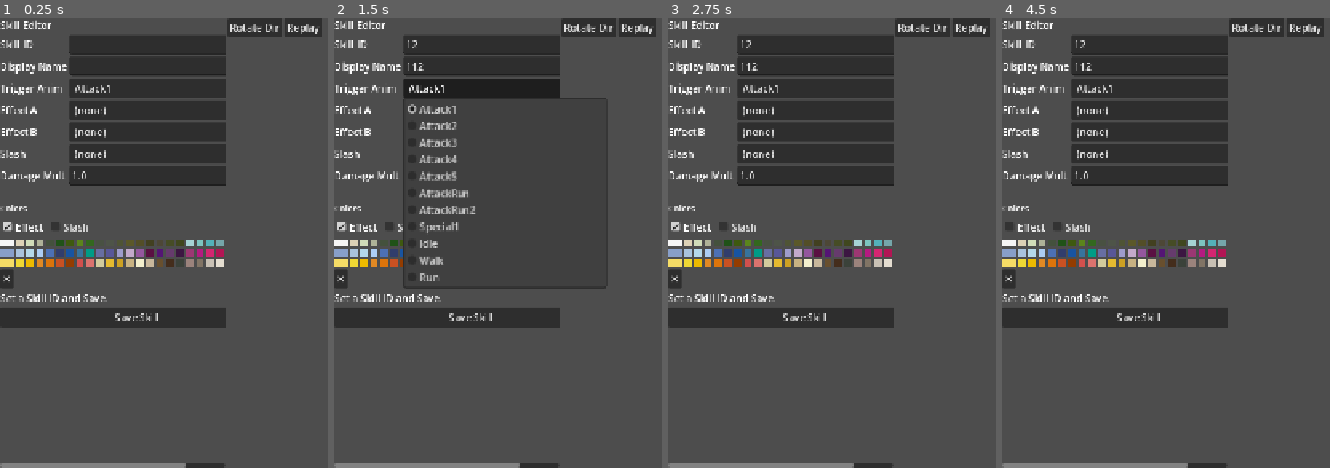
Above: before the commit, frames 1-4 (left to right).
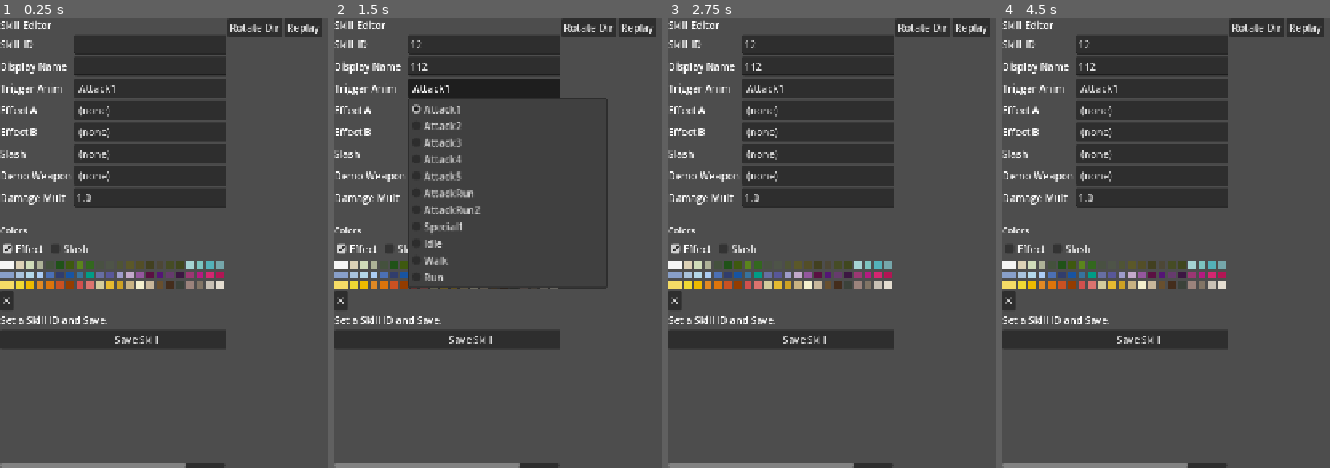
Above: after the commit, the same moments.

Repository: lenzerevans1995-coder/IsoArpg
Game: Godot game, scene res://dev_scenes/skill_editor.tscn
Two runs of this game, one before a commit and one after it. Both use one fixed random seed, a clock stepped at 60 frames per second and the inputs below. This scene is started directly instead of the project's main scene.
Inputs (mouse positions are in pixels of both pictures, inside the frame that each line leads up to):
- Up to frame 1 (0.25 s): no input
- Up to frame 2 (1.5 s): click (504, 45) at 0.52 s; type "12" at 0.6 s; click (504, 67) at 0.75 s; type "12" at 0.83 s; click "Attack1" at 1.25 s
- Up to frame 3 (2.75 s): click "(none)" at 2 s
- Up to frame 4 (4.5 s): click "(none)" at 2.75 s; click "(none)" at 3.5 s; click "Effect" at 4.25 s

The runs differ from the first frame. In frame 1, 14% of the frame differs, in the area x 0-69%, y 4-74%; in frame 2, 11%; in frame 3, 14%; in frame 4, 14%.

Commit message:
skill_editor: 'Demo Weapon' picker for previewing skills with held weapons
Adds a demo-only mainhand picker:
  (none) / Sword / Greatsword / Dagger / Mace / Bow / Long Bow /
  Staff / Wand / Magic Hands

Maps each label to a sheet folder (Melee2, Melee19, Magic1, etc.)
and equips it on the preview rig's mainhand layer during the chosen
trigger anim. Lets you see how a skill effect reads while the
character is holding a sword vs a staff vs casting bare-handed.

Demo weapon is editor-only — not saved into SkillDef. The actual
held weapon at runtime is whatever the player has equipped via
loadout. The slot exists so you can taste-test the skill against
the weapon classes you expect it to be used with.

Diff:
--- a/dev_scenes/skill_editor.gd
+++ b/dev_scenes/skill_editor.gd
@@ -18,6 +18,22 @@
 const SLASH_OPTIONS := ["", "Slash1", "Slash2"]
 const ANIM_OPTIONS := ["Attack1", "Attack2", "Attack3", "Attack4", "Attack5",
 		"AttackRun", "AttackRun2", "Special1", "Idle", "Walk", "Run"]
+# Demo weapons for the preview — what the rig holds while you tweak the
+# skill. Doesn't get saved into the SkillDef; purely visual context so
+# you see how the effect reads against different held weapons. Labels
+# map to mainhand sheet folder names.
+const WEAPON_OPTIONS := [
+	["(none)",       ""],
+	["Sword",        "Melee2"],     # 'Longsword'
+	["Greatsword",   "Melee5"],     # 'Broadsword' (heavy two-hander look)
+	["Dagger",       "Melee1"],
+	["Mace",         "Melee9"],
+	["Bow",          "Ranged1"],
+	["Long Bow",     "Ranged2"],
+	["Staff",        "Melee19"],    # 'Wizard's Staff'
+	["Wand",         "Melee22"],    # 'Wand of the Lich'
+	["Magic Hands",  "Magic1"],     # spell-cast pose, no held object
+]
 
 # Live state.
 var _def: Resource              # current SkillDef being edited
@@ -32,8 +48,11 @@
 var _f_effect_a: OptionButton
 var _f_effect_b: OptionButton
 var _f_slash: OptionButton
+var _f_weapon: OptionButton
 var _f_dmg: SpinBox
 var _info_label: Label
+# Which weapon the preview rig currently holds. Editor-only — not saved.
+var _preview_weapon: String = ""
 
 # Color state.
 var _palette: Array = []
@@ -78,6 +97,14 @@
 	_f_effect_a= _add_option_row(grid, "Effect A", EFFECT_OPTIONS, func(idx): _def.effect_a_folder = EFFECT_OPTIONS[idx]; _refresh_preview())
 	_f_effect_b= _add_option_row(grid, "Effect B", EFFECT_OPTIONS, func(idx): _def.effect_b_folder = EFFECT_OPTIONS[idx]; _refresh_preview())
 	_f_slash   = _add_option_row(grid, "Slash",    SLASH_OPTIONS,  func(idx): _def.slash_folder    = SLASH_OPTIONS[idx];  _refresh_preview())
+	# Demo weapon: not saved, just gives the preview rig something to
+	# hold so you can see how the effect reads against a sword, a bow,
+	# magic hands, etc.
+	var weapon_labels: Array = []
+	for entry in WEAPON_OPTIONS: weapon_labels.append(String(entry[0]))
+	_f_weapon  = _add_option_row(grid, "Demo Weapon", weapon_labels, func(idx):
+		_preview_weapon = String(WEAPON_OPTIONS[idx][1])
+		_refresh_preview())
 	_f_dmg     = _add_spin_row(grid, "Damage Mult", 0.1, 10.0, 0.1, func(v): _def.damage_mult = float(v))
 
 	# Color editor — radio for which color to set, plus 81-swatch grid.
@@ -215,6 +242,11 @@
 		_preview_char.call("set_tint", layer, Color.WHITE)
 	# Show a body so effects read on a character, not in space.
 	_preview_char.call("equip", "body", "NakedBody")
+	# Demo weapon — drives the held silhouette while you tune. Not part
+	# of the saved SkillDef; the actual equipped weapon at runtime
+	# comes from the player's loadout.
+	if _preview_weapon != "":
+		_preview_char.call("equip", "mainhand", _preview_weapon)
 	if _def == null: return
 	if String(_def.effect_a_folder) != "":
 		_preview_char.call("equip", "vfx", String(_def.effect_a_folder))
